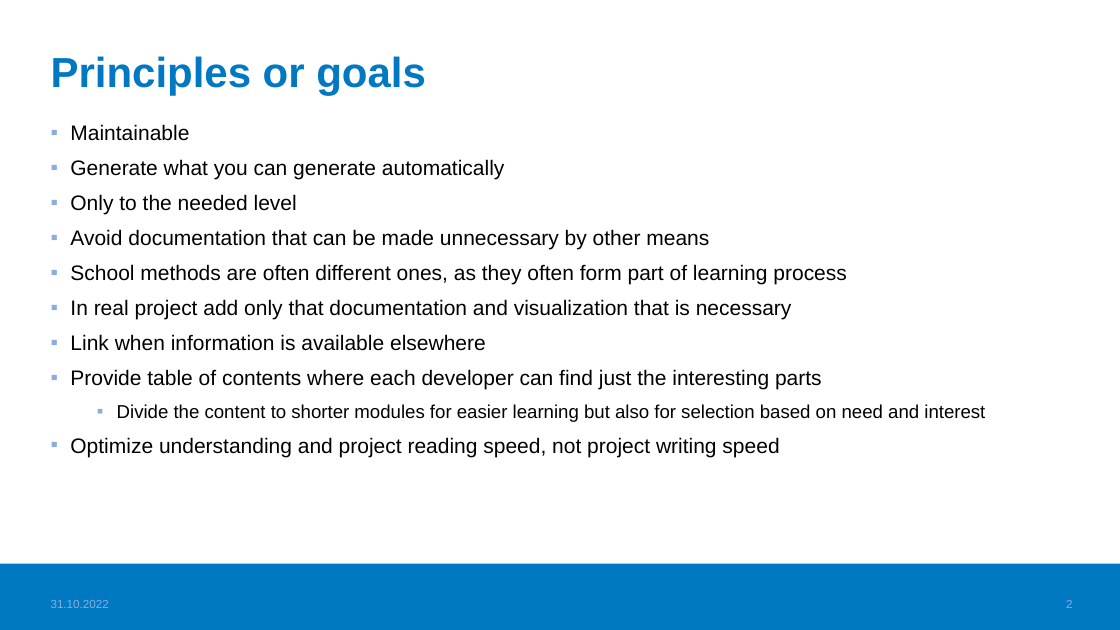
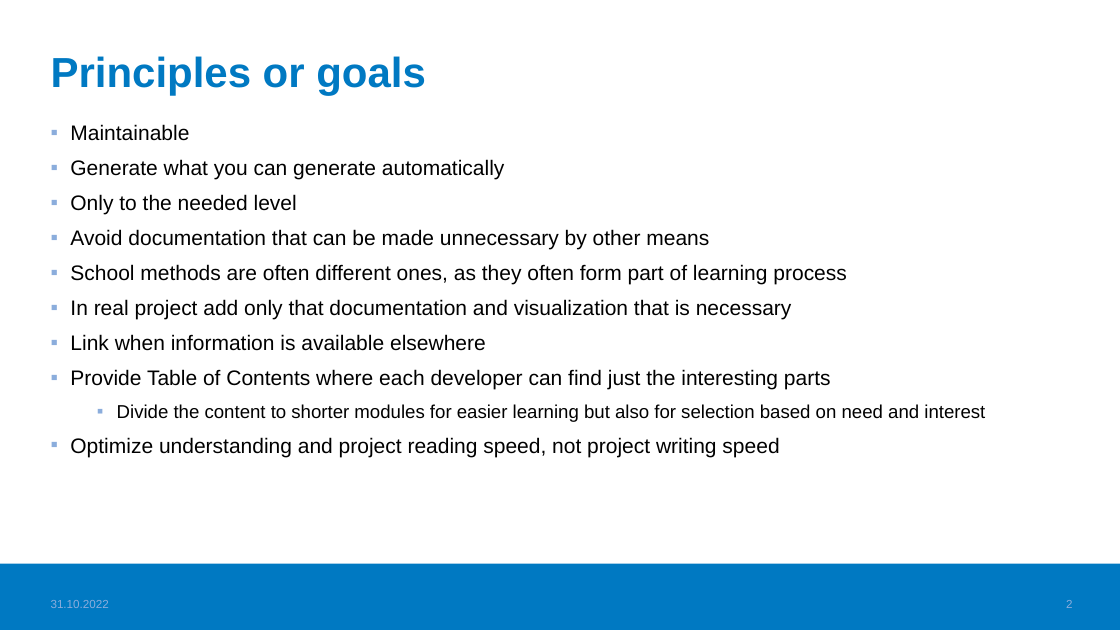
Before and after one commit to haagahelia/ohke-teknologiat, a slide deck: slide 2 of 06_ohjelmistoarkkitehtuurit_ja_patternit/documentation_principles_for_sw_projects.pptx. Drawn at 1120x630 pixels with LibreOffice and Linux fonts; fonts in the diff are those of the drawing; background and template pictures are left out. Boxes give left, top, right and bottom in pixels: in the first picture for what was removed or moved away, otherwise in the second. Text is boxed around its words. In the diff, an @@ line names an element or a change of style, - is before the commit and + after.

```diff
--- a/06_ohjelmistoarkkitehtuurit_ja_patternit/documentation_principles_for_sw_projects.pptx
+++ b/06_ohjelmistoarkkitehtuurit_ja_patternit/documentation_principles_for_sw_projects.pptx
@@ text at [70, 369, 831, 389]: text changed @@
-▪ Provide table of contents where each developer can find just the interesting parts
+▪ Provide Table of Contents where each developer can find just the interesting parts
```
Also in this commit, not shown: 5 other slides changed, 1 other file.
